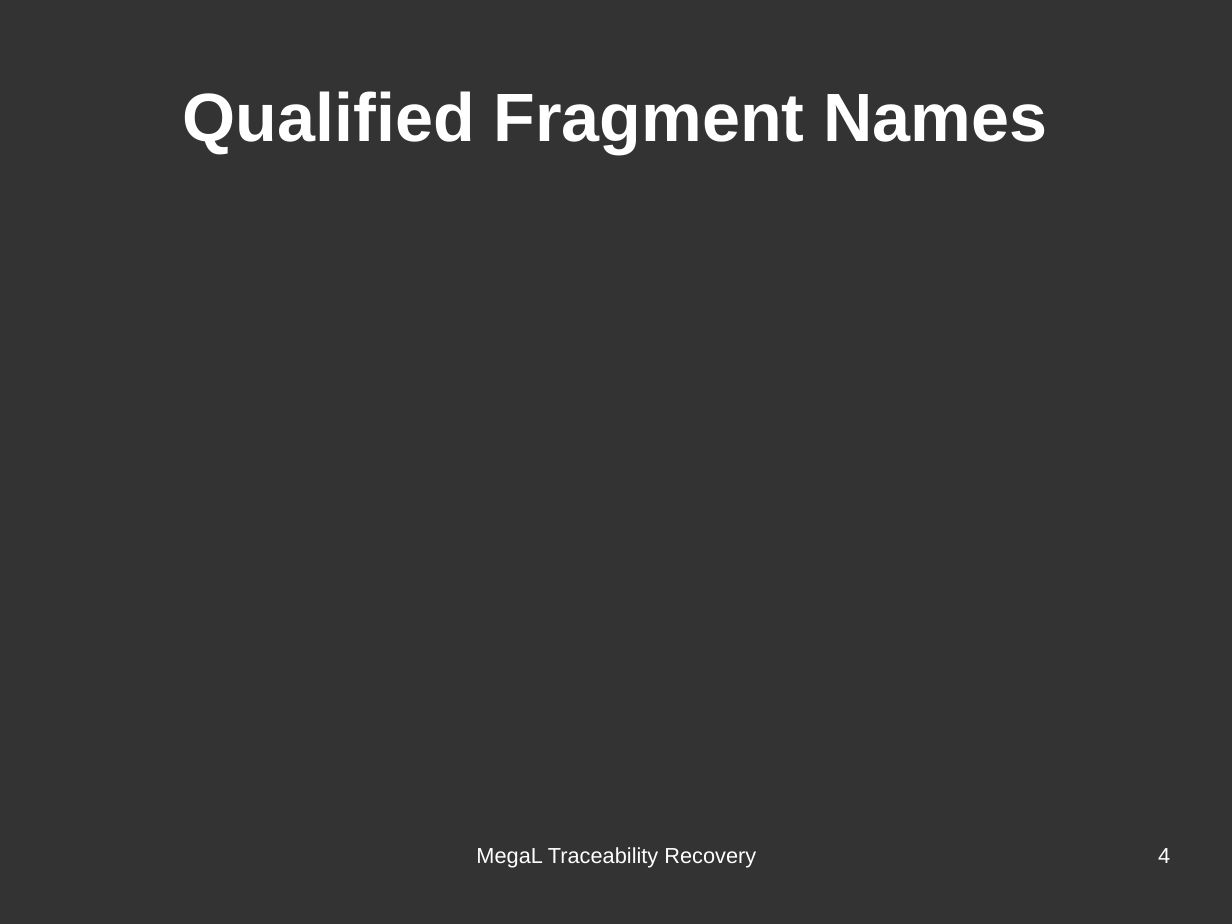
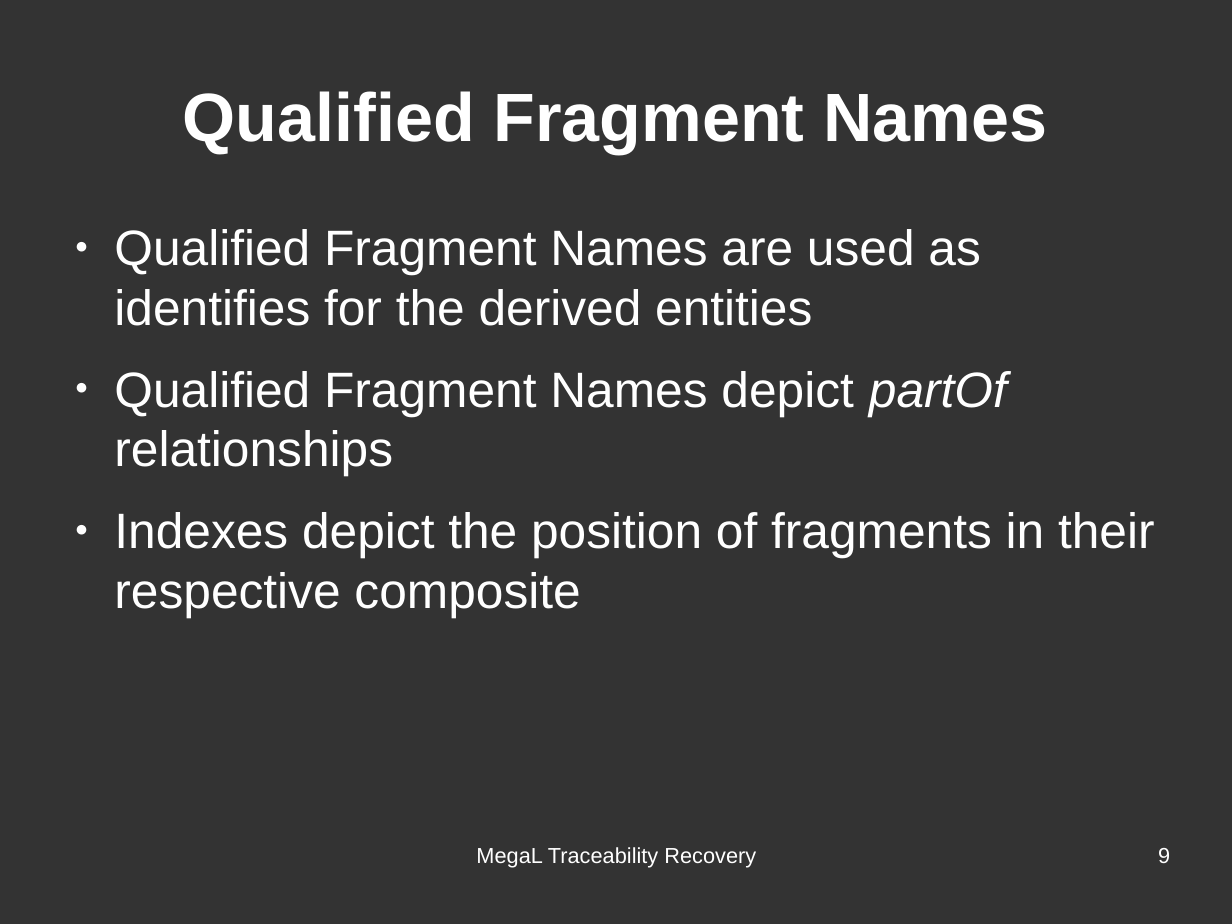
Before and after one commit to hayasam/megal-tr, a slide deck: slide 9 of slides/meeting-2016-06-28/meeting-2016-06-28.odp (slide 4 before the commit). Drawn at 1232x924 pixels with LibreOffice and Linux fonts; fonts in the diff are those of the drawing. Boxes give left, top, right and bottom in pixels: in the first picture for what was removed or moved away, otherwise in the second. Text is boxed around its words. In the diff, an @@ line names an element or a change of style, - is before the commit and + after.

```diff
--- a/slides/meeting-2016-06-28/meeting-2016-06-28.odp
+++ b/slides/meeting-2016-06-28/meeting-2016-06-28.odp
@@ text added at box(114, 229, 1155, 617), 32 pt, text #FFFFFF @@
+● Qualified Fragment Names are used as identifies for the derived entities
+● Qualified Fragment Names depict partOf relationships
+● Indexes depict the position of fragments in their respective composite
@@ page number at box(1158, 848, 1170, 863): text changed @@
-4
+9
```
Also in this commit, not shown: 5 other slides changed, 7 slides added, 12 other files.
